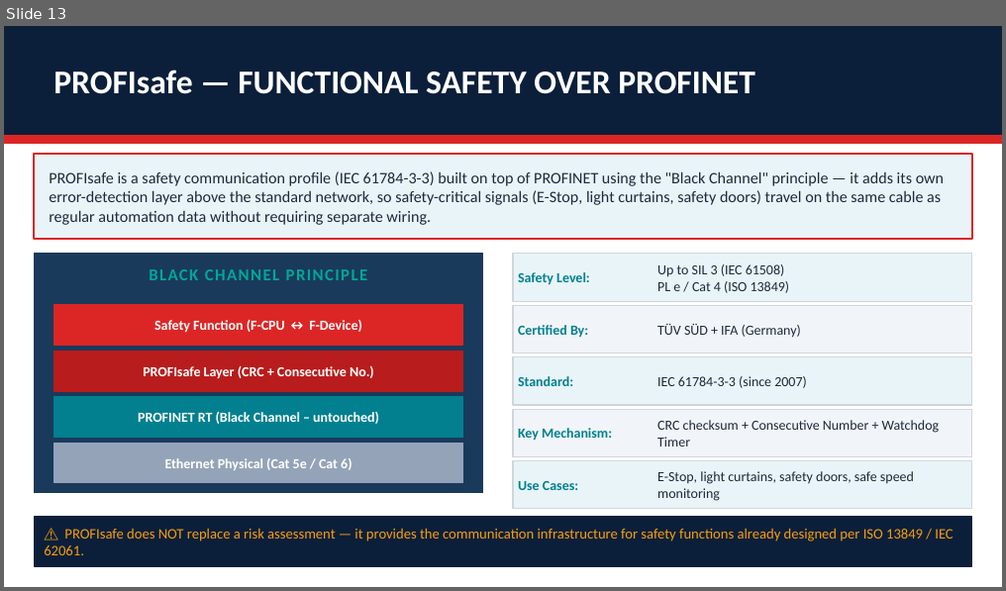
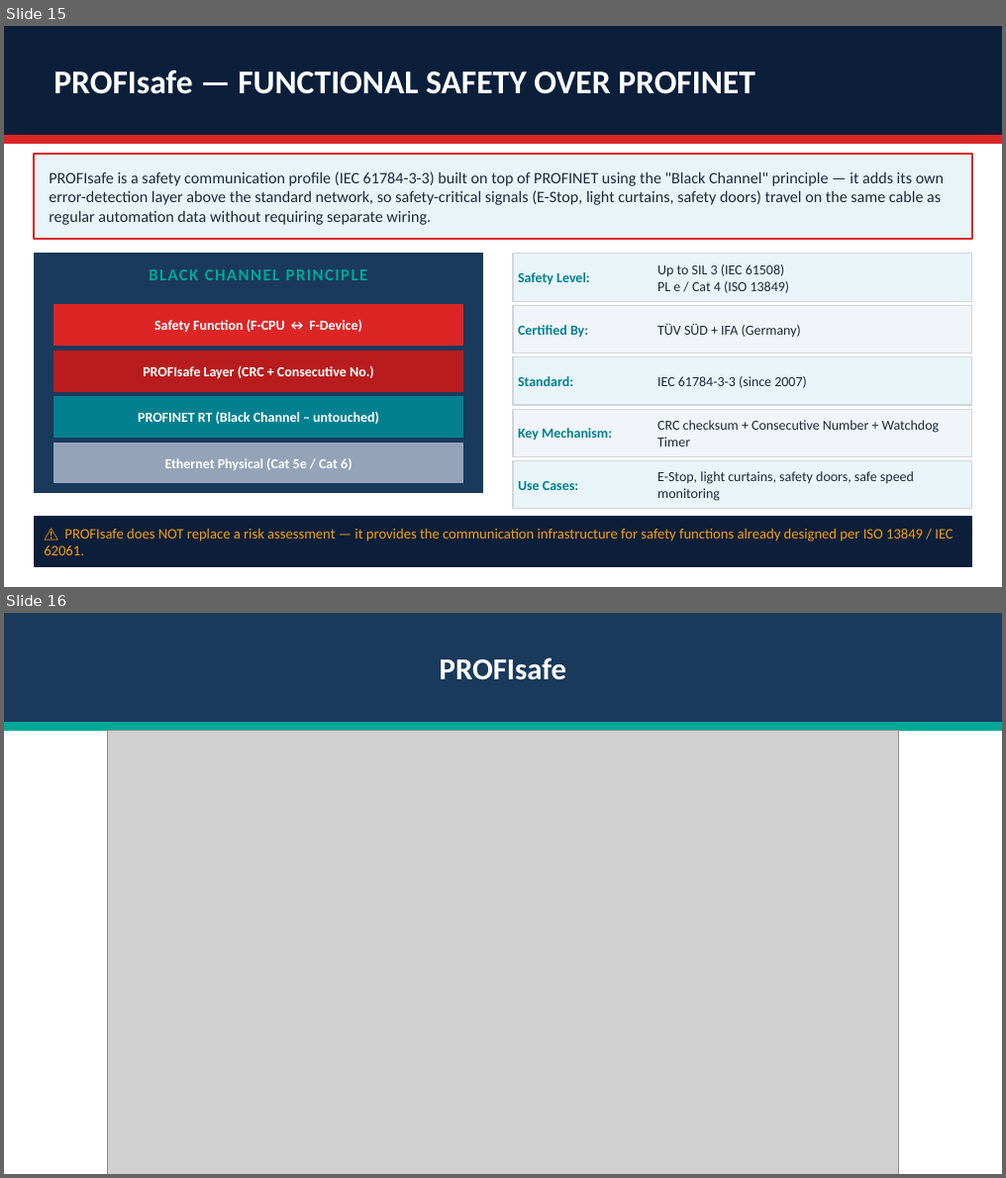
Before and after one commit to MoAbdoHSHL/Hardware-Engineering-Gr_A3, a slide deck: PROFINET_Protocol_Complete.pptx. Shown one above the other, each under a label of ours: slide 13 before the commit, slides 15 and 16 after it. The pictures are 1006x591 and 1006x1178 pixels, drawn with LibreOffice and Linux fonts; fonts in the diff are those of the drawing; grey boxes stand for pictures. Boxes give left, top, right and bottom in pixels: in the first picture for what was removed or moved away, otherwise in the second. Text is boxed around its words. In the diff, an @@ line names an element or a change of style, - is before the commit and + after.

```diff
--- a/PROFINET_Protocol_Complete.pptx
+++ b/PROFINET_Protocol_Complete.pptx
@@ slide 16 added at (4,613,1002,1174), background #FFFFFF @@
@@ rectangle added at (4,613,1002,723), fill #1A3A5C, outline #1A3A5C 1 pt @@
@@ text added at (440,658,566,680), 22 pt, text #FFFFFF, bold @@
+PROFIsafe
@@ rectangle added at (4,723,1002,730), fill #00A896, outline #00A896 1 pt @@
@@ picture added at (108,731,898,1174) @@
@@ what was slide 13 is now slide 15 @@
```
Also in this commit, not shown: 8 other slides added, 1 slide removed, 20 other files.
